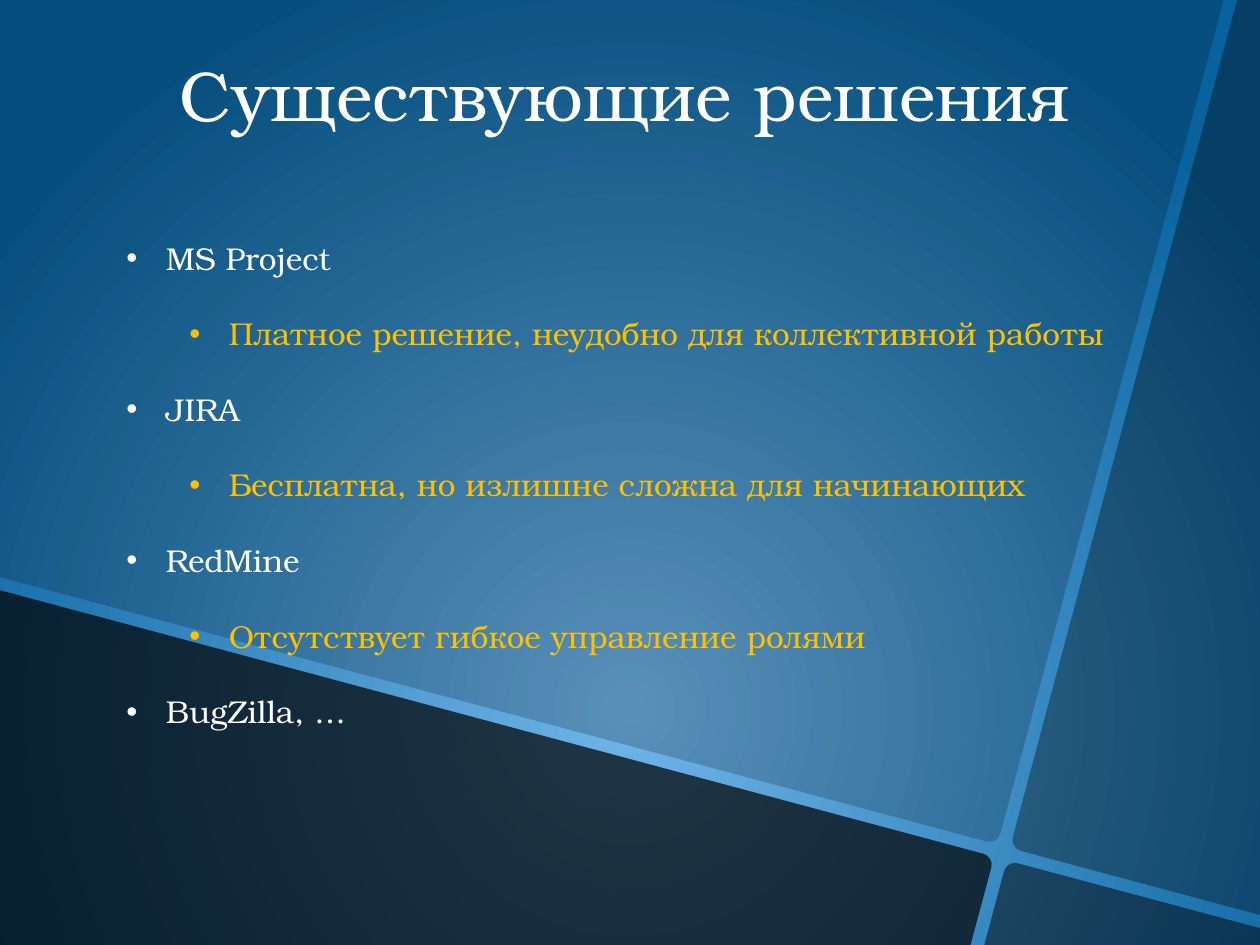
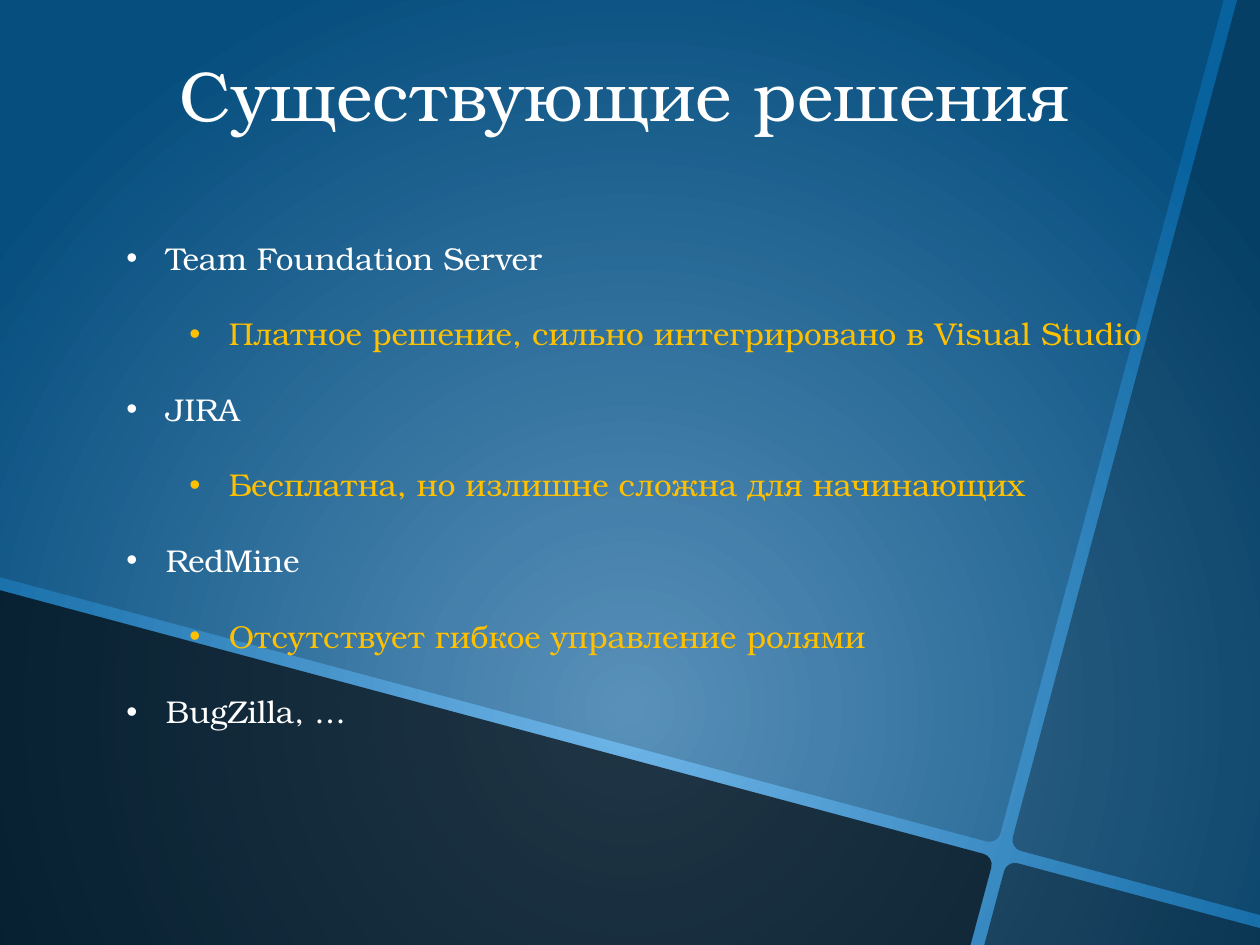
Before and after one commit to Sirix/NProject, a slide deck: slide 3 of Documents/NProject.pptx. Drawn at 1260x945 pixels with LibreOffice and Linux fonts; fonts in the diff are those of the drawing; background and template pictures are left out. Boxes give left, top, right and bottom in pixels: in the first picture for what was removed or moved away, otherwise in the second. Text is boxed around its words. In the diff, an @@ line names an element or a change of style, - is before the commit and + after.

```diff
--- a/Documents/NProject.pptx
+++ b/Documents/NProject.pptx
@@ text at bbox=[166, 247, 1141, 352]: text changed @@
-• MS Project
-  • Платное решение, неудобно для коллективной работы
+• Team Foundation Server
+  • Платное решение, сильно интегрировано в Visual Studio
```
Also in this commit, not shown: 2 other files.
